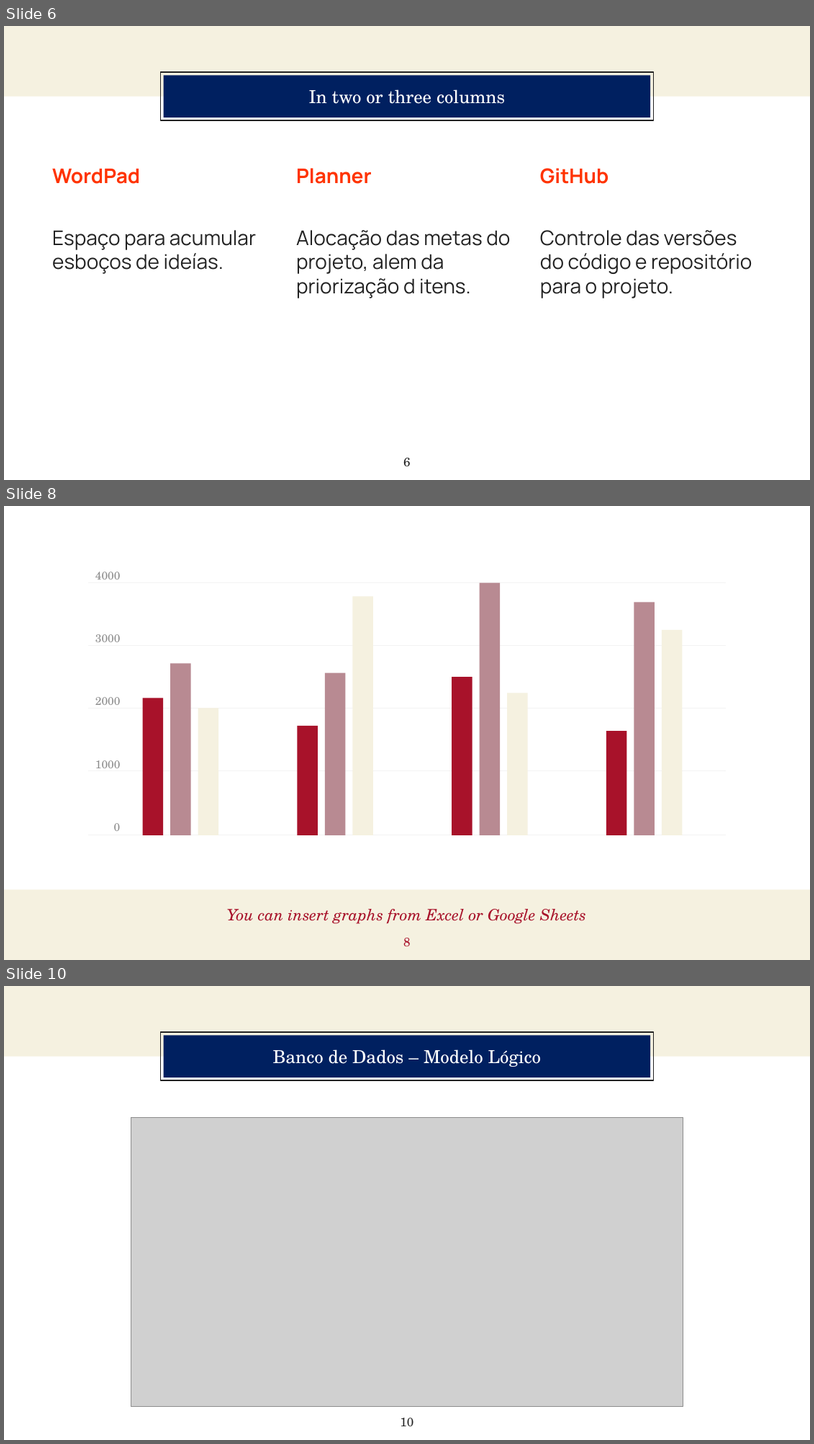
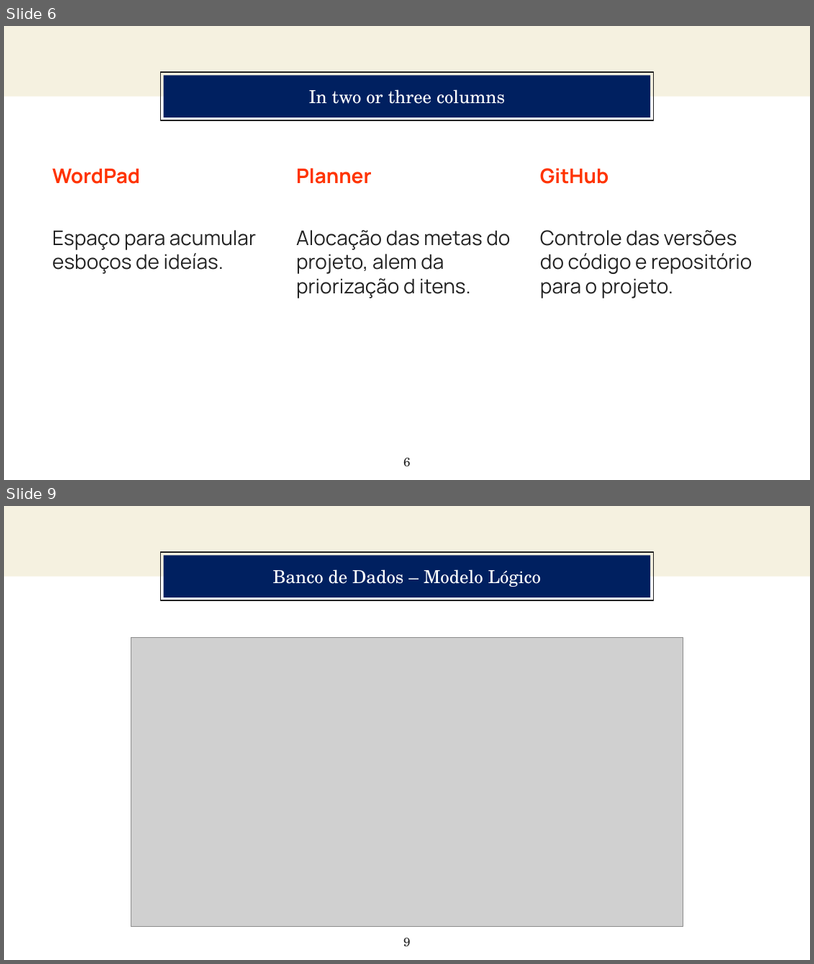
Before and after one commit to KaioZaniboni/Projeto-Individual, a slide deck: pptx/NósTreidamos.pptx. Shown one above the other, each under a label of ours: slides 6, 8 and 10 before the commit, slides 6 and 9 after it; the slides between them are not shown. The pictures are 814x1444 and 814x964 pixels, drawn with LibreOffice and Linux fonts; fonts in the diff are those of the drawing; grey boxes stand for pictures. Boxes give left, top, right and bottom in pixels: in the first picture for what was removed or moved away, otherwise in the second. Text is boxed around its words. In the diff, an @@ line names an element or a change of style, - is before the commit and + after.

```diff
--- a/pptx/NósTreidamos.pptx
+++ b/pptx/NósTreidamos.pptx
@@ slide 8 removed at bbox=[4, 506, 810, 960], background #FFFFFF @@
@@ line removed from (88, 582) to (727, 582) @@
@@ text removed at bbox=[95, 572, 121, 831] @@
-4000
-3000
-2000
-1000
-0
@@ rectangle removed at bbox=[480, 582, 501, 835] @@
@@ rectangle removed at bbox=[352, 596, 373, 835] @@
@@ rectangle removed at bbox=[635, 602, 656, 835] @@
@@ rectangle removed at bbox=[662, 629, 683, 835] @@
@@ line removed from (88, 646) to (727, 646) @@
@@ rectangle removed at bbox=[170, 663, 191, 835] @@
@@ rectangle removed at bbox=[325, 673, 346, 835] @@
@@ rectangle removed at bbox=[452, 677, 473, 835] @@
@@ rectangle removed at bbox=[143, 698, 164, 835] @@
@@ rectangle removed at bbox=[507, 693, 528, 835] @@
@@ line removed from (88, 708) to (727, 708) @@
@@ rectangle removed at bbox=[198, 708, 219, 835] @@
@@ rectangle removed at bbox=[298, 726, 319, 835] @@
@@ rectangle removed at bbox=[607, 731, 628, 835] @@
@@ line removed from (88, 770) to (727, 770) @@
@@ line removed from (88, 835) to (727, 835) @@
@@ rectangle removed at bbox=[4, 889, 810, 959] @@
@@ text removed at bbox=[227, 908, 586, 924] @@
-You can insert graphs from Excel or Google Sheets
@@ page number removed at bbox=[404, 937, 411, 947] @@
-8
@@ what was slide 10 is now slide 9 @@
@@ page number at bbox=[404, 937, 411, 947]: text changed @@
-10
+9
```
Also in this commit, not shown: 3 slides changed, 2 slides added, 1 other slide removed, 5 other files.
